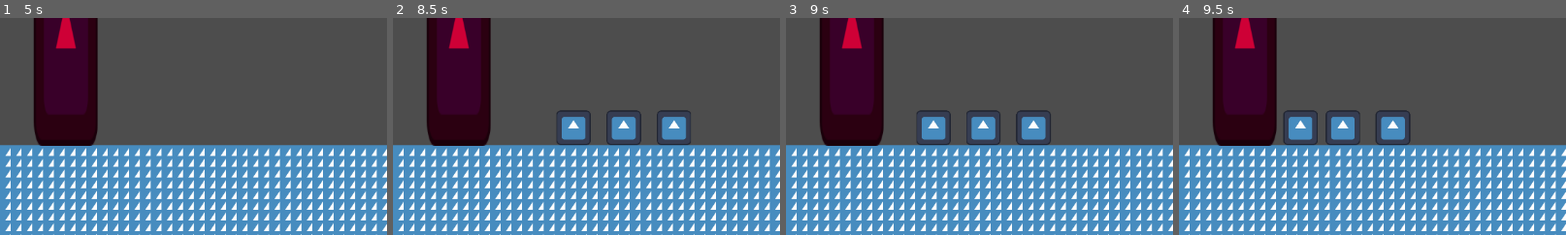
Above: before the commit, frames 1-4 (left to right).
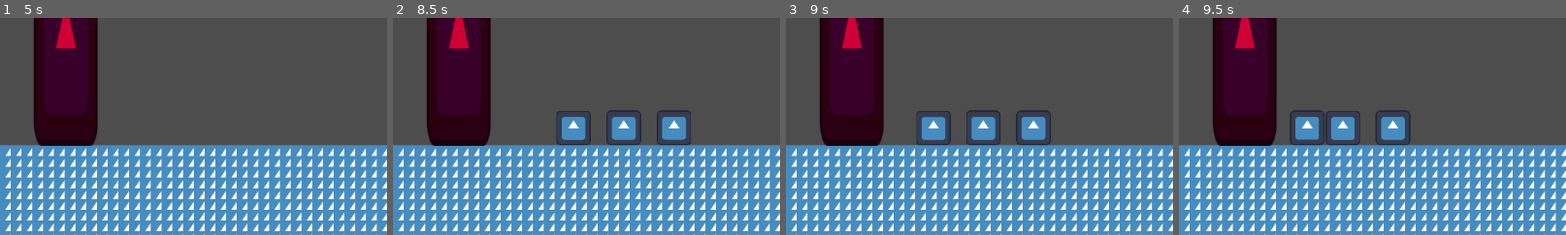
Above: after the commit, the same moments.

Repository: oliver-miguez/What-The-Crab
Game: Godot game, scene res://Demo/Escenas/Mapa/MapaDePrueba.tscn
The game is run twice, just before and just after one commit, with the same random seed, the same clock (stepped at 60 frames per second) and the same inputs. The project has no main scene, so this scene is started directly. The engine's default icon, where the game draws it, is replaced by a stand-in: a white triangle on a blue panel in a dark square.
Inputs:
- Up to frame 1 (5 s): click "Aliado1" at 0.5 s; click "Aliado1" at 1.25 s; click "Aliado1" at 2 s
- Up to frame 2 (8.5 s): no input
- Up to frame 3 (9 s): no input
- Up to frame 4 (9.5 s): no input
The pictures show only the part of the screen within x 0-50%, y 37-87%; the shares and areas given below are measured in that part.

Frame 1 is identical in both runs. In frame 2, less than 0.1% of the frame differs, in the area x 43-63%, y 42-57%; in frame 3, 0.1%; in frame 4, 0.7%, in the area x 27-58%, y 42-59%.

Commit message:
Maquina de estados simple

Diff:
--- a/Demo/Escenas/Aliados/Aliado1.tscn
+++ b/Demo/Escenas/Aliados/Aliado1.tscn
@@ -4,6 +4,7 @@
 [ext_resource type="Script" uid="uid://by607a4aovecd" path="res://Demo/Scripts/Aliados/Aliado1/aliado_1.gd" id="1_qrbtp"]
 [ext_resource type="Script" uid="uid://d1frdl7rx5kgp" path="res://Demo/Scripts/FSM/fsm.gd" id="3_mfcte"]
 [ext_resource type="Script" uid="uid://eik6ymycoaxl" path="res://Demo/Scripts/Aliados/Aliado1/EstadosAliado1/walk.gd" id="4_8oujc"]
+[ext_resource type="Script" uid="uid://ocq1ang44nko" path="res://Demo/Scripts/Aliados/Aliado1/EstadosAliado1/atacar.gd" id="5_fgfi6"]
 
 [sub_resource type="RectangleShape2D" id="RectangleShape2D_835e7"]
 size = Vector2(52, 52)
@@ -26,7 +27,12 @@
 script = ExtResource("3_mfcte")
 father = NodePath("..")
 animation_player = NodePath("../AnimacionesAliado1")
-current_state = NodePath("Walk")
+current_state = NodePath("Andar")
 
-[node name="Walk" type="Node" parent="FSM" unique_id=1403114352]
+[node name="Andar" type="Node" parent="FSM" unique_id=1403114352 node_paths=PackedStringArray("estado_atacar")]
 script = ExtResource("4_8oujc")
+estado_atacar = NodePath("../Atacar")
+
+[node name="Atacar" type="Node" parent="FSM" unique_id=1957272806 node_paths=PackedStringArray("estado_andar")]
+script = ExtResource("5_fgfi6")
+estado_andar = NodePath("../Andar")
--- /dev/null
+++ b/Demo/Scripts/Aliados/Aliado1/EstadosAliado1/atacar.gd
@@ -0,0 +1,18 @@
+extends "res://Demo/Scripts/Globales/Estados/GlobalState.gd"
+
+# Definir los estados a los que puede cambiar
+@export var estado_andar:State
+const RANGO_PERDIDA = 180.0 # Un poco más que el de ataque para evitar rebotes de estado
+
+func on_enter():
+	print("Estado: Atacando!")
+	# Aquí podrías poner: animation_player.play("attack")
+
+func state_process(_delta: float) -> void:
+	# Aquí iría la lógica de daño a la base (temporizadores, animaciones, etc.)
+	# Como es una base estática, no necesitamos volver a caminar a menos que
+	# el objetivo cambie o sea destruido.
+	pass
+
+func on_exit():
+	pass
--- a/Demo/Scripts/Aliados/Aliado1/EstadosAliado1/walk.gd
+++ b/Demo/Scripts/Aliados/Aliado1/EstadosAliado1/walk.gd
@@ -1,12 +1,26 @@
 extends "res://Demo/Scripts/Globales/Estados/GlobalState.gd"
 
-#Definir los estados a los que puede cambiar
+# Definir los estados a los que puede cambiar
+@export var estado_atacar:State
+const RANGO_ATAQUE = 150.0 # Distancia para dejar de caminar e iniciar ataque
 
 func on_enter():
-	pass
+	print("Estado: Caminando hacia el objetivo")
+	# Aquí podrías poner: animation_player.play("walk")
 
-func state_process(_delta: float) -> void:
-	pass
+func state_process(delta: float) -> void:
+	# Ejecutamos el movimiento del padre
+	father.movimiento_aliado1(delta)
+
+	# Comprobar si hemos llegado a la posición de la base (Solo eje X)
+	if father.posicion_base_enemiga != null:
+		var distancia_x = abs(father.global_position.x - father.posicion_base_enemiga.x)
+
+		# Log opcional para ver la distancia en consola (puedes borrarlo luego)
+		# print("Distancia X a la base: ", distancia_x)
+
+		if distancia_x <= 15.0: # Si estamos a 15px de distancia horizontal
+			next_state = estado_atacar
 
 func on_exit():
 	pass
--- a/Demo/Scripts/Aliados/Aliado1/aliado_1.gd
+++ b/Demo/Scripts/Aliados/Aliado1/aliado_1.gd
@@ -6,18 +6,33 @@
 
 var posicion_base_enemiga
 
+var velocidad_actual = Vector2.ZERO
+var ultima_posicion = Vector2.ZERO
+
 func _ready() -> void:
 	posicion_base_enemiga = GlobalPosicionSpawneo.posicion_base_enemiga
+	ultima_posicion = global_position
 
 func _physics_process(delta: float) -> void:
 	if not is_on_floor():
 		añadir_gravedad(delta)
 
-	movimiento_aliado1(delta)
+	# El movimiento ahora se controla desde los estados (walk.gd)
 	move_and_slide()
 
 func movimiento_aliado1(delta):
-	position = position.move_toward(posicion_base_enemiga,SPEED_VALUE * delta)
+	# Si la posición es nula, intentar obtenerla de nuevo
+	if posicion_base_enemiga == null:
+		posicion_base_enemiga = GlobalPosicionSpawneo.posicion_base_enemiga
+
+	# Solo mover si tenemos un objetivo válido
+	if posicion_base_enemiga != null:
+		global_position = global_position.move_toward(posicion_base_enemiga, SPEED_VALUE * delta)
+
+	# Calcular velocidad aproximada usando posiciones globales
+	velocidad_actual = (global_position - ultima_posicion) / delta
+	ultima_posicion = global_position
+	# print("Velocidad actual del aliado1: ", velocidad_actual)
 
 func añadir_gravedad(delta):
 	position.y += GRAVITY_VALUE * delta
--- a/Demo/Scripts/FSM/fsm.gd
+++ b/Demo/Scripts/FSM/fsm.gd
@@ -12,6 +12,10 @@
 			child.animation_player= animation_player
 			array_states.append(child)
 
+	if current_state:
+		print("FSM: Iniciando en estado ", current_state.name)
+		current_state.on_enter()
+
 func _physics_process(_delta):
 	current_state.state_process(_delta)
 	if current_state.next_state!= null:				#Si hay un estado nuevo
--- a/Demo/Scripts/Mapa/mapa_de_prueba.gd
+++ b/Demo/Scripts/Mapa/mapa_de_prueba.gd
@@ -6,7 +6,7 @@
 
 func _ready() -> void:
 	GlobalPosicionSpawneo.posicion_spawneo = punto_spawneo_aliados.global_position
-	GlobalPosicionSpawneo.posicion_base_enemiga = posicion_base_enemiga.position
+	GlobalPosicionSpawneo.posicion_base_enemiga = posicion_base_enemiga.global_position
 
 func _physics_process(_delta: float) -> void:
 	pass
Not shown, added: Demo/Scripts/Aliados/Aliado1/EstadosAliado1/atacar.gd.uid
